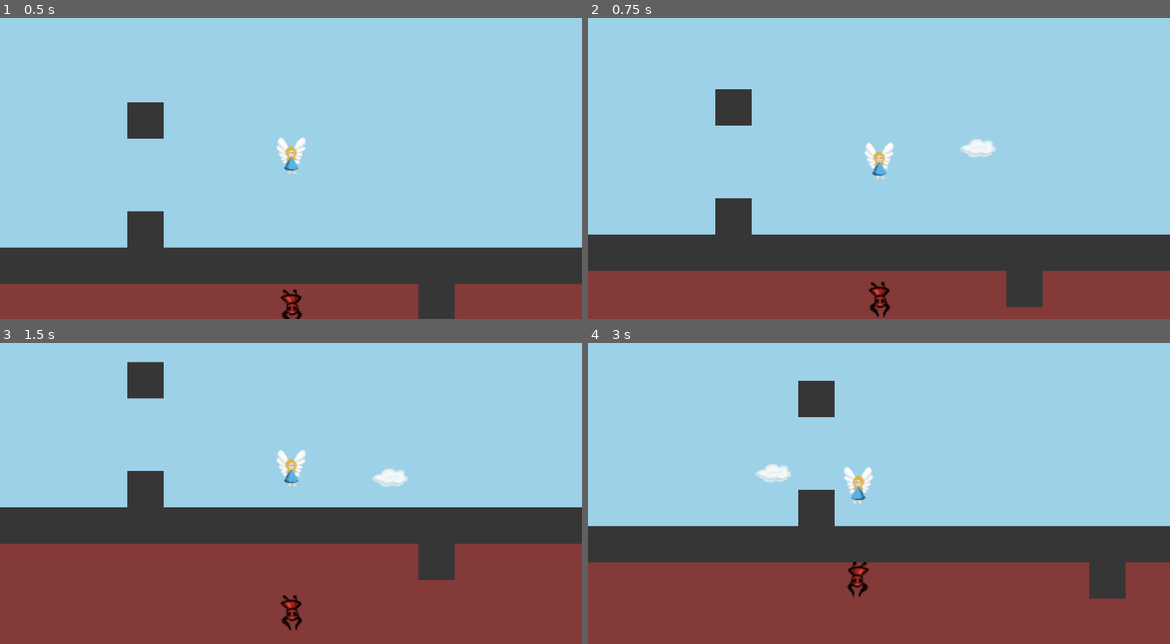
Above: before the commit, frames 1-4 (two rows, left to right).
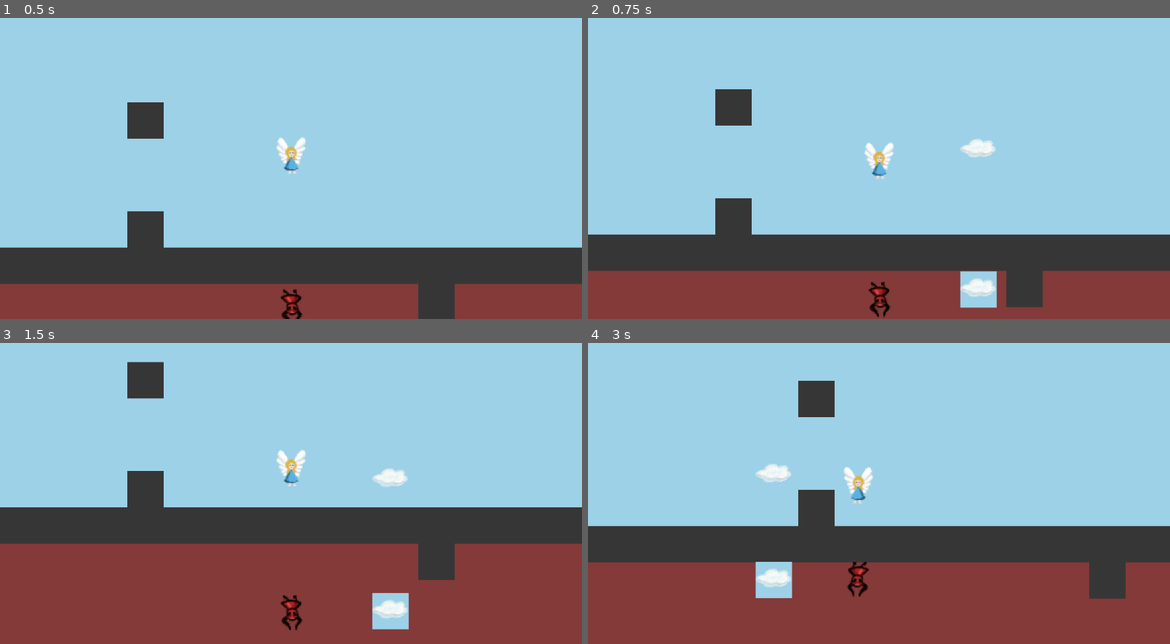
Above: after the commit, the same moments.

Repository: ang-vil/angvil
Game: Godot game, scene res://scenes/w1-1.tscn
The game is run twice, just before and just after one commit, with the same random seed, the same clock (stepped at 60 frames per second) and the same inputs. This scene is started directly instead of the project's main scene.
Inputs:
- Up to frame 1 (0.5 s): no input
- Up to frame 2 (0.75 s): tap Enter at 0.5 s; hold Up (key_up) from 0.53 s (still down); tap Space (shoot) at 0.6 s
- Up to frame 3 (1.5 s): keep holding Up (key_up); tap Space (shoot) at 1.35 s
- Up to frame 4 (3 s): release Up (key_up) at 2.03 s; hold Left (key_left) from 2.03 s (still down); tap Space (shoot) at 2.1, 2.85 s

Frame 1 is identical in both runs. In frame 2, 0.8% of the frame differs, in the area x 63-71%, y 84-97%; in frame 3, 0.8%; in frame 4, 0.8%.

Commit message:
Add cloud bullets to devil

Diff:
--- a/scenes/devil.tscn
+++ b/scenes/devil.tscn
@@ -18,3 +18,5 @@
 [node name="CollisionShape2D" type="CollisionShape2D" parent="."]
 position = Vector2( -0.5, 0 )
 shape = SubResource( 1 )
+
+[node name="bulletspawn" type="Position2D" parent="."]
--- a/scripts/devil.gd
+++ b/scripts/devil.gd
@@ -6,16 +6,24 @@
 var velocity = Vector2()
 var jumping = false
 
+var bullet = preload("res://scenes/bullet.tscn")
+var direction = Vector2(1, 0)
+
 func get_input(delta):
 	if Input.is_action_pressed("key_right"):
 		get_node("Sprite").set_flip_h(false)
+		direction.x = 1
 		velocity.x = lerp(velocity.x, vars.WALK_SPEED, 0.3)
 	elif Input.is_action_pressed("key_left"):
 		get_node("Sprite").set_flip_h(true)
+		direction.x = -1
 		velocity.x = lerp(velocity.x, vars.WALK_SPEED*-1, 0.3)
 	else:
 		# smoothen walk
 		velocity.x = lerp(velocity.x, 0, 0.1)
+
+	if Input.is_action_just_pressed("shoot"):
+		shoot()
 
 	if Input.is_action_pressed("key_up") and velocity.y == 0:
 		jumping = true;
@@ -28,6 +36,12 @@
 	else:
 		velocity.y -= delta * vars.GRAVITY
 
+func shoot():
+	var b = bullet.instance()
+	b.direction = direction
+	owner.add_child(b)
+	b.transform = $bulletspawn.global_transform
+
 func _physics_process(delta):
 	get_input(delta)
 	velocity = move_and_slide(velocity)
